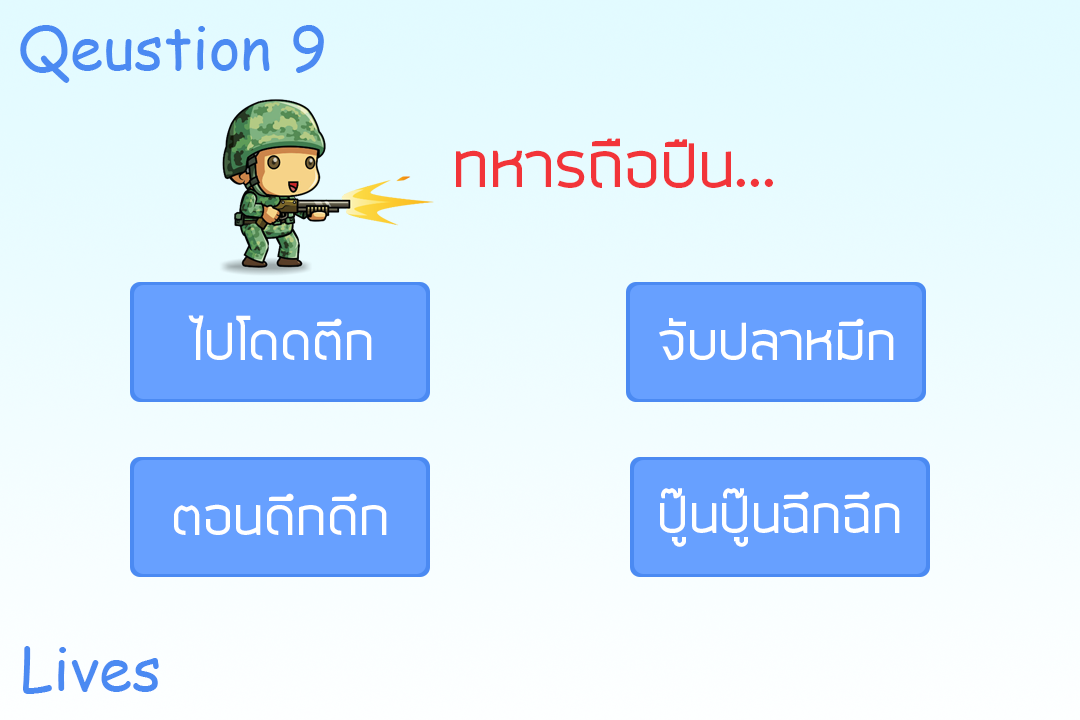
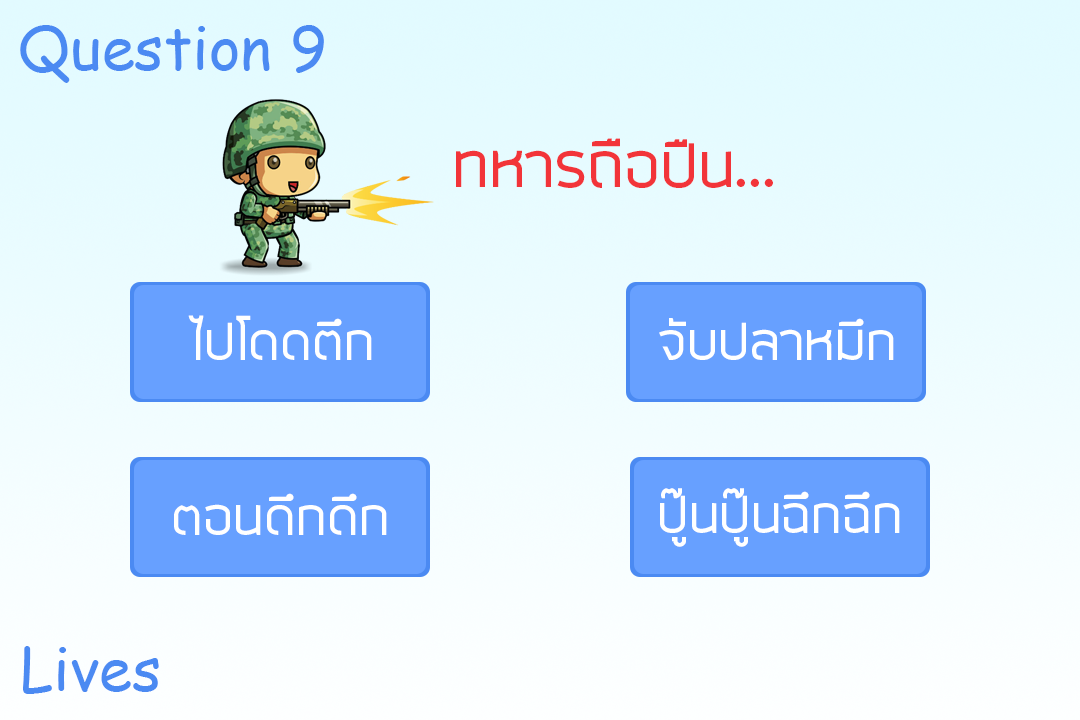
Comparing the layer stacks of the two 1080x720 images. Changes:
renamed "Qeustion 9" to "Question 9", painted on it over [72, 39, 134, 71]
